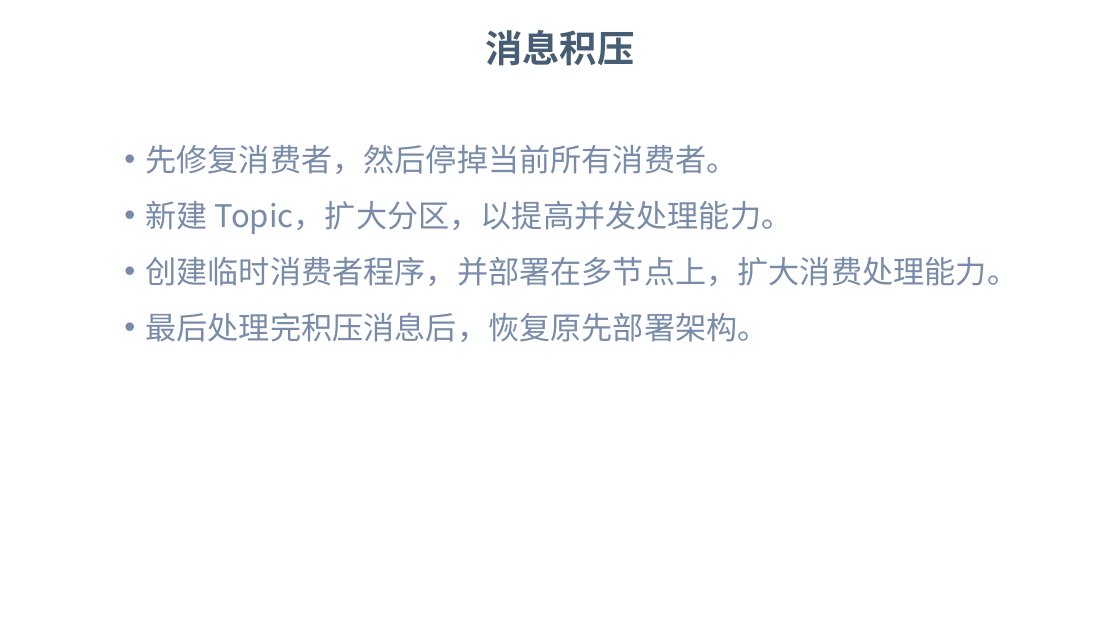
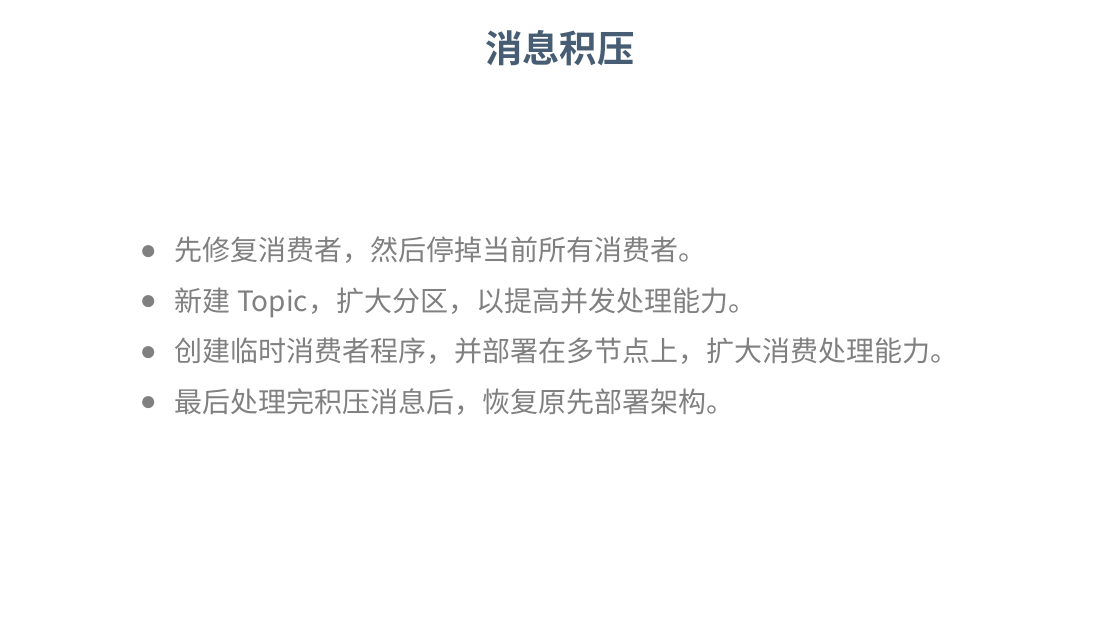
Before and after one commit to dunwu/bigdata-tutorial, a slide deck: slide 37 of assets/kafka/kafka.pptx. Drawn at 1120x630 pixels with LibreOffice and Linux fonts; fonts in the diff are those of the drawing; background and template pictures are left out. Boxes give left, top, right and bottom in pixels: in the first picture for what was removed or moved away, otherwise in the second. Text is boxed around its words. In the diff, an @@ line names an element or a change of style, - is before the commit and + after.

```diff
--- a/assets/kafka/kafka.pptx
+++ b/assets/kafka/kafka.pptx
@@ text "先修复消费者，然后停掉当前所有消费者。": place and size @@
-text "先修复消费者，然后停掉当前所有消费者。" at box(145, 145, 1018, 342)
+text "先修复消费者，然后停掉当前所有消费者。" at box(175, 236, 959, 415)
@@ text "先修复消费者，然后停掉当前所有消费者。" at box(175, 236, 959, 415): size 20 to 18 pt, text colour #788BA9 to #808080; bullet • to ● @@
```
Also in this commit, not shown: 19 other slides changed, 2 slides added, 2 slides removed.
